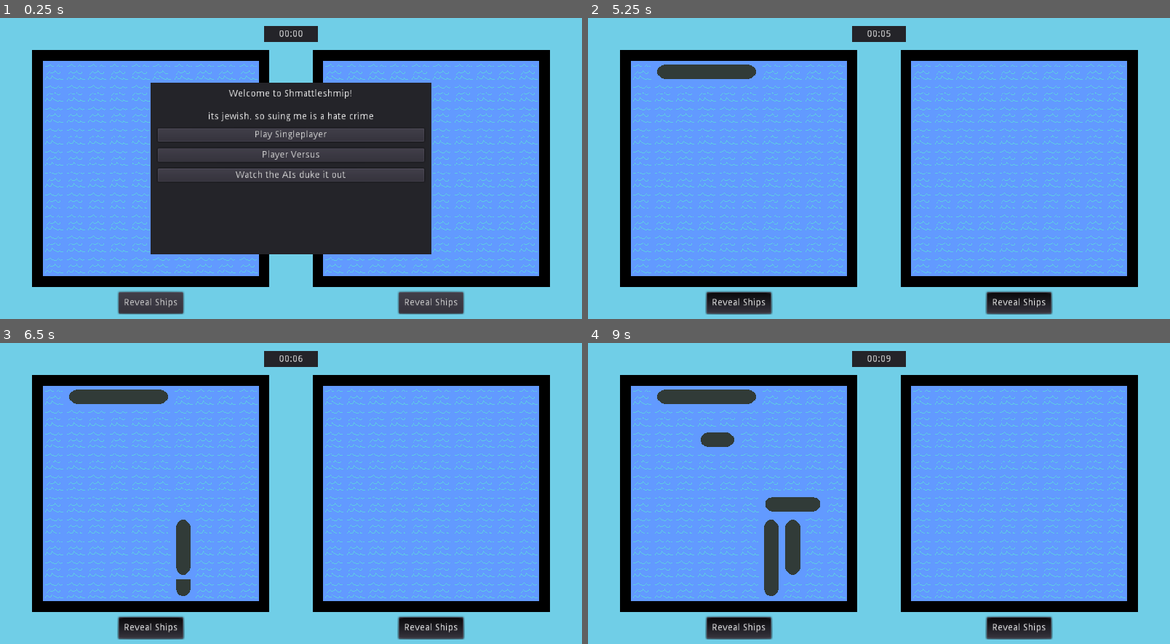
Above: before the commit, frames 1-4 (two rows, left to right).
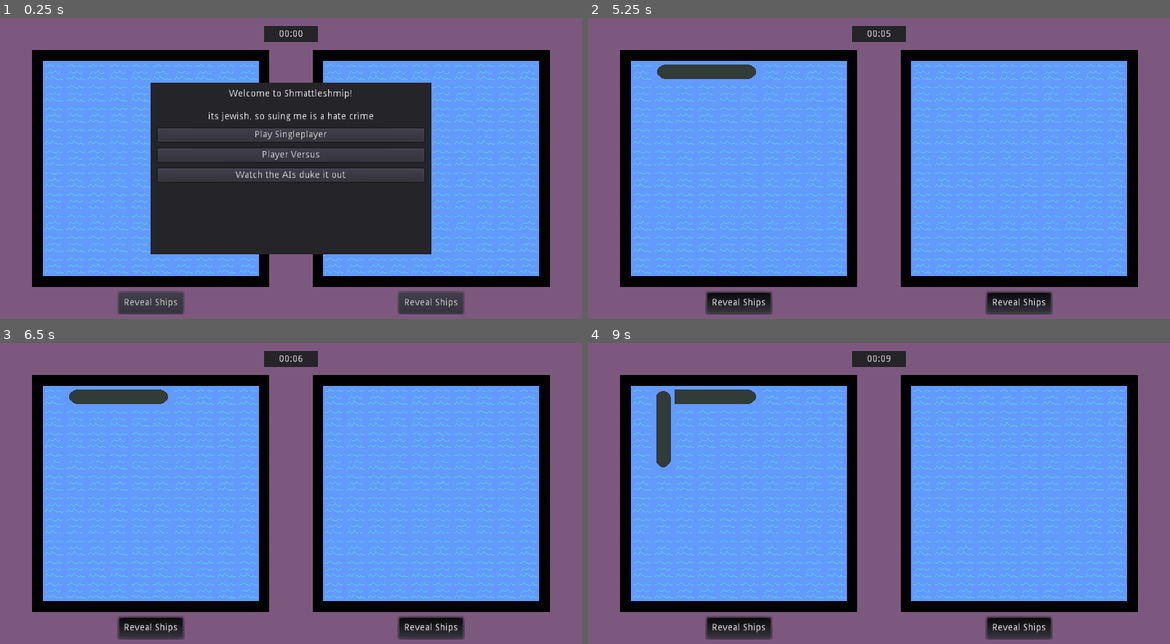
Above: after the commit, the same moments.

Repository: craigostrin/Battleship-v2
Game: Godot game, scene res://Main.tscn
Same seed, same stepped clock (60 frames per second), same inputs: the game is played once before the commit and once after it.
Inputs (mouse positions are in pixels of both pictures, inside the frame that each line leads up to):
- Up to frame 1 (0.25 s): no input
- Up to frame 2 (5.25 s): click "Play Singleplayer" at 0.5 s; click "Play Singleplayer" at 1.25 s; click "Player Versus" at 2 s; click "Watch the AIs duke it out" at 2.75 s; click "Reveal Ships" at 3.5 s; click "Reveal Ships" at 4.25 s; tap Enter (ui_accept) at 5 s; move the mouse to (1007, 153) at 5.02 s; hold Right (ui_right) from 5.03 s (still down); hold End (ui_end) from 5.03 s (still down)
- Up to frame 3 (6.5 s): tap Enter (ui_accept) at 5.27, 5.75, 6.02 s; move the mouse to (174, 508) at 5.77 s; release Right (ui_right) at 5.78 s; release End (ui_end) at 5.78 s; hold Down (ui_down) from 5.78 s (still down); tap R (rotate_ship) at 5.85 s; tap End (ui_end) at 6.05 s
- Up to frame 4 (9 s): tap Enter (ui_accept) at 6.5, 7.25, 7.52, 8, 8.27, 8.75 s; move the mouse to (937, 427) at 6.52 s; release Down (ui_down) at 6.53 s; hold Right (ui_right) 6.53-7.28 s; hold End (ui_end) 6.53-7.28 s; move the mouse to (849, 553) at 7.27 s; hold Up (ui_up) 7.28-8.03 s; tap End (ui_end) at 7.35, 8.3, 8.85 s; move the mouse to (1053, 538) at 8.02 s; hold R (rotate_ship) 8.03-8.78 s; hold Left (ui_left) from 8.03 s (still down); move the mouse to (704, 448) at 8.77 s

The runs differ from the first frame. In frame 1, 30% of the frame differs, in the area x 0-100%, y 0-100%; in frame 2, 34%; in frame 3, 34%; in frame 4, 36%.

Commit message:
Working on EnemyAI strategies

Diff:
--- a/Board/Board.gd
+++ b/Board/Board.gd
@@ -6,6 +6,8 @@
 signal all_ships_placed
 signal target_confirmed(index) # index used by EnemyAI to keep track of attacked cells
 signal target_not_confirmed
+signal hit(index) # used by EnemyAI's Strategy to pick next attacks
+signal ship_sunk # used by EnemyAI's Strategy to clear last_hit
 signal all_ships_sunk
 
 export var is_player_controlled := true
@@ -25,6 +27,8 @@
 
 onready var _cursor: Cursor = $Cursor
 
+# DEBUG
+var rects := []
 
 func _ready() -> void:
 	grid.initialize_grid()
@@ -32,6 +36,13 @@
 	_cursor.board_position = position
 	_cursor.grid = grid
 	_cursor.connect("accept_pressed", self, "_on_accept_pressed")
+
+
+# DEBUG
+#func _draw() -> void:
+#	if rects.size() > 0:
+#		for rect in rects:
+#			draw_rect(rect, Color.aliceblue, false, 2.0)
 
 
 func initialize_sprites() -> void:
@@ -89,15 +100,18 @@
 
 	if cell == grid.States.SHIP:
 		cell = grid.States.HIT
+		emit_signal("hit", index)
 		var ship = get_ship_at_index(index)
 		ship.hit()
 		create_sprite_at_index(hit_sprite, index)
+		print(name + ": " + ship.name + " hit at " + str(index))
 
 	grid.cells[index] = cell
 
 
 func _on_ship_sunk() -> void:
 	ships_sunk += 1
+	emit_signal("ship_sunk") # not the most elegant solution but feels too late to make an Events Singleton
 	if ships_sunk >= placed_ships.size():
 		emit_signal("all_ships_sunk")
 
--- a/Board/Ship.gd
+++ b/Board/Ship.gd
@@ -43,7 +43,6 @@
 		show()
 		modulate = Color.black
 		emit_signal("ship_sunk")
-	print(self.name + " is hit")
 
 
 func _set_is_vertical(value) -> void:
--- /dev/null
+++ b/EnemyAI/EasyStrategy.gd
@@ -0,0 +1,5 @@
+extends Strategy
+
+
+func calculate_next_guesses(next_guesses: Array, _last_hit: int, _last_last_hit: int) -> Array:
+	return next_guesses
--- a/EnemyAI/EnemyAI.gd
+++ b/EnemyAI/EnemyAI.gd
@@ -9,10 +9,14 @@
 # Easy: Basic AI, guesses completely randomly
 # Medium: Basic AI but kills ships after finding them
 # Hard: Checkerboard guesses
-var strategy
+## For Hard (maybe Med too?), AI will cheat a bit --> after sinking a ship, scan the Grid for
+## ships that've been hit but not sunk to find next guesses
+onready var strategy: Strategy = $MediumStrategy
 
+var next_guesses := []
 var unguessed_indexes := []
-var prev_attack: int
+var last_hit := -1
+var last_last_hit := -1
 var think_time := 0.5
 
 var rng := RandomNumberGenerator.new()
@@ -24,10 +28,8 @@
 
 
 func init(_my_board: Board, _opponent_board: Board) -> void:
-	print("init received " + _my_board.name)
 	my_board = _my_board
 	opponent_board = _opponent_board
-	print(my_board.name + " is my board")
 
 
 func _ready() -> void:
@@ -35,7 +37,21 @@
 	my_board.connect("ship_not_placed", self, "_on_ship_not_placed")
 	opponent_board.connect("target_not_confirmed", self, "_try_attack")
 	opponent_board.connect("target_confirmed", self, "_on_target_confirmed")
+	opponent_board.connect("hit", self, "_on_ship_hit")
+	opponent_board.connect("ship_sunk", self, "_on_ship_sunk")
 	initialize_unguessed()
+	strategy.grid = opponent_board.grid
+
+
+# DEBUG (duh)
+func debug_draw() -> void:
+	if next_guesses.size() > 0:
+		for index in next_guesses:
+			var pos: Vector2 = opponent_board.grid.calculate_board_position(index)
+			var rect = Rect2(pos, grid.cell_size)
+			opponent_board.rects.append(rect)
+	else:
+		opponent_board.rects.clear()
 
 
 func initialize_unguessed() -> void:
@@ -43,7 +59,6 @@
 		for column in grid.columns:
 			var index = column + row * grid.columns
 			unguessed_indexes.append(index)
-	print(unguessed_indexes)
 
 
 func start_turn(number_of_attacks: int) -> void:
@@ -53,19 +68,47 @@
 
 
 func _try_attack() -> void:
+	var unguessed_index: int
+
+	if next_guesses.size() == 0 and last_hit >= 0:
+		next_guesses = strategy.calculate_next_guesses(next_guesses, last_hit, last_last_hit)
+
 	_timer.start(think_time)
 	yield(_timer, "timeout")
 
-	var index = _get_random_index(unguessed_indexes)
-	var unguessed_index = unguessed_indexes[index]
+	# Default: Pick a random, unguessed index
+	var random_index = _get_random_index(unguessed_indexes)
+	unguessed_index = unguessed_indexes[random_index]
+
+	if next_guesses.size() > 0:
+		var strategic_guess = next_guesses[0]
+		if strategic_guess in unguessed_indexes:
+			unguessed_index = strategic_guess
+		next_guesses.remove(0)
+
 	opponent_board.target_cell(unguessed_index)
 
 
 func _on_target_confirmed(index: int) -> void:
 	unguessed_indexes.erase(index)
-	print("enemy ai attacked " + str(index))
+	#print("enemy ai attacked " + str(index))
 
 
+func _on_ship_hit(index: int) -> void:
+	last_last_hit = last_hit
+	last_hit = index
+	next_guesses = strategy.calculate_next_guesses(next_guesses, last_hit, last_last_hit)
+
+
+func _on_ship_sunk() -> void:
+	last_last_hit = -1
+	last_hit = -1
+	next_guesses.clear()
+
+
+############################################
+############## SHIP PLACEMENT ##############
+############################################
 func start_ship_placement() -> void:
 	for length in my_board.ship_lengths:
 		var ship = Ship.new(length)
--- a/EnemyAI/EnemyAI.tscn
+++ b/EnemyAI/EnemyAI.tscn
@@ -1,6 +1,8 @@
-[gd_scene load_steps=2 format=2]
+[gd_scene load_steps=4 format=2]
 
 [ext_resource path="res://EnemyAI/EnemyAI.gd" type="Script" id=1]
+[ext_resource path="res://EnemyAI/EasyStrategy.gd" type="Script" id=2]
+[ext_resource path="res://EnemyAI/MediumStrategy.gd" type="Script" id=3]
 
 [node name="EnemyAI" type="Node"]
 script = ExtResource( 1 )
@@ -11,3 +13,11 @@
 [node name="Timer" type="Timer" parent="."]
 wait_time = 0.5
 one_shot = true
+
+[node name="EasyStrategy" type="Node" parent="."]
+script = ExtResource( 2 )
+
+[node name="MediumStrategy" type="Node" parent="."]
+script = ExtResource( 3 )
+
+[node name="HardStrategy" type="Node" parent="."]
--- /dev/null
+++ b/EnemyAI/MediumStrategy.gd
@@ -0,0 +1,33 @@
+extends Strategy
+
+
+func calculate_next_guesses(next_guesses: Array, last_hit: int, last_last_hit: int) -> Array:
+	var adjacents = grid.get_adjacents(last_hit)
+	for index in adjacents:
+		var adjacent_cell = grid.cells[index]
+		if not adjacent_cell == grid.States.HIT or adjacent_cell == grid.States.MISS:
+			next_guesses.append(index)
+
+	# Check for consecutive hits
+	if last_hit >= 0 and last_last_hit >= 0:
+		var last_hit_column = grid.get_column(last_hit)
+		var last_hit_row = grid.get_row(last_hit)
+		var same_column = last_hit_column == grid.get_column(last_last_hit)
+		var same_row = last_hit_row == grid.get_row(last_last_hit)
+
+		if same_column:
+			for index in next_guesses:
+				if not grid.get_column(index) == last_hit_column:
+					print(str(index) + " does not share a column with " + str(last_hit))
+					next_guesses.erase(index)
+			print("2 hits in same column!")
+
+		if same_row:
+			for index in next_guesses:
+				if not grid.get_row(index) == last_hit_row:
+					print(str(index) + " does not share a row with " + str(last_hit))
+					next_guesses.erase(index)
+			print("2 hits in same row!")
+
+	print("next guesses: " + str(next_guesses))
+	return next_guesses
--- /dev/null
+++ b/EnemyAI/Strategy.gd
@@ -0,0 +1,8 @@
+class_name Strategy
+extends Node
+
+var grid: Grid
+
+
+func calculate_next_guesses(next_guesses: Array, _last_hit: int, _last_last_hit: int) -> Array:
+	return next_guesses
--- a/Main.gd
+++ b/Main.gd
@@ -6,7 +6,7 @@
 
 var setups_finished := 0
 var is_left_turn: bool # only used during play, not setup
-export var attacks_per_turn := 5
+export var attacks_per_turn := 1
 var attacks_this_turn := 0
 
 var enemy_ais := []
@@ -25,7 +25,7 @@
 
 	right_board.is_player_controlled = true
 	#_setup_enemy_ai(left_board)
-	#_setup_enemy_ai(right_board)
+	_setup_enemy_ai(right_board)
 
 	panel.show()
 
--- a/UI/UI.gd
+++ b/UI/UI.gd
@@ -7,9 +7,19 @@
 
 var time_elapsed := 0.0
 
+func _ready() -> void:
+	# DEBUG
+	pause_mode = Node.PAUSE_MODE_PROCESS
+
 func _process(delta: float) -> void:
 	time_elapsed += delta
 	_timer_label.text = _format_seconds(time_elapsed)
+
+# DEBUG
+func _unhandled_input(event: InputEvent) -> void:
+	if event.is_action_pressed("ui_end"):
+		get_tree().paused = !get_tree().paused
+		get_tree().set_input_as_handled()
 
 
 func _format_seconds(time: float) -> String:
--- a/project.godot
+++ b/project.godot
@@ -33,13 +33,19 @@
 "class": "Ship",
 "language": "GDScript",
 "path": "res://Board/Ship.gd"
+}, {
+"base": "Node",
+"class": "Strategy",
+"language": "GDScript",
+"path": "res://EnemyAI/Strategy.gd"
 } ]
 _global_script_class_icons={
 "Board": "",
 "Cursor": "",
 "EnemyAI": "",
 "Grid": "",
-"Ship": ""
+"Ship": "",
+"Strategy": ""
 }
 
 [application]
@@ -83,5 +89,5 @@
 
 [rendering]
 
-environment/default_clear_color=Color( 0.443137, 0.811765, 0.909804, 1 )
+environment/default_clear_color=Color( 0.490196, 0.34902, 0.501961, 1 )
 environment/default_environment="res://default_env.tres"
